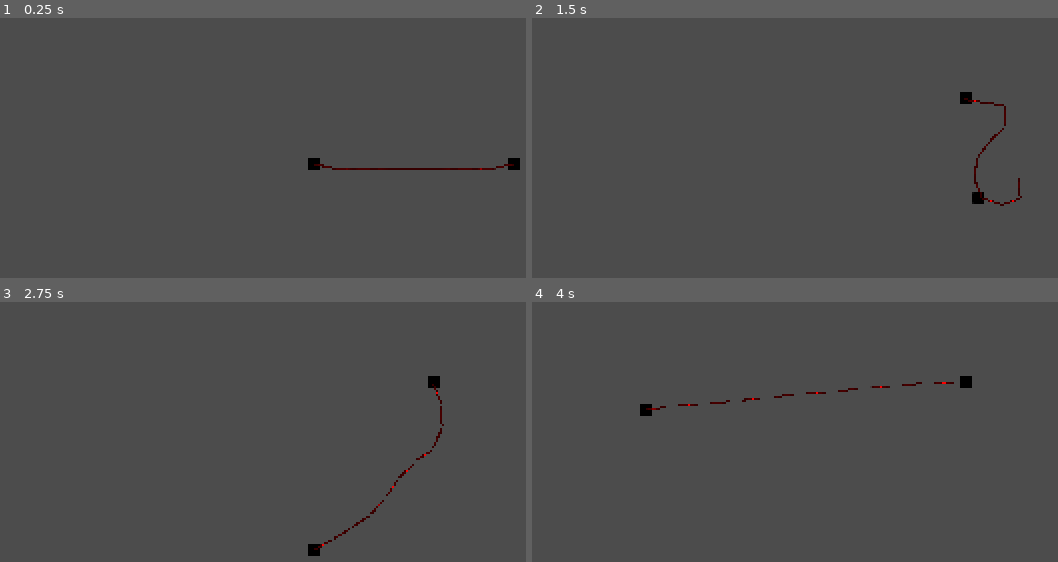
Above: before the commit, frames 1-4 (two rows, left to right).
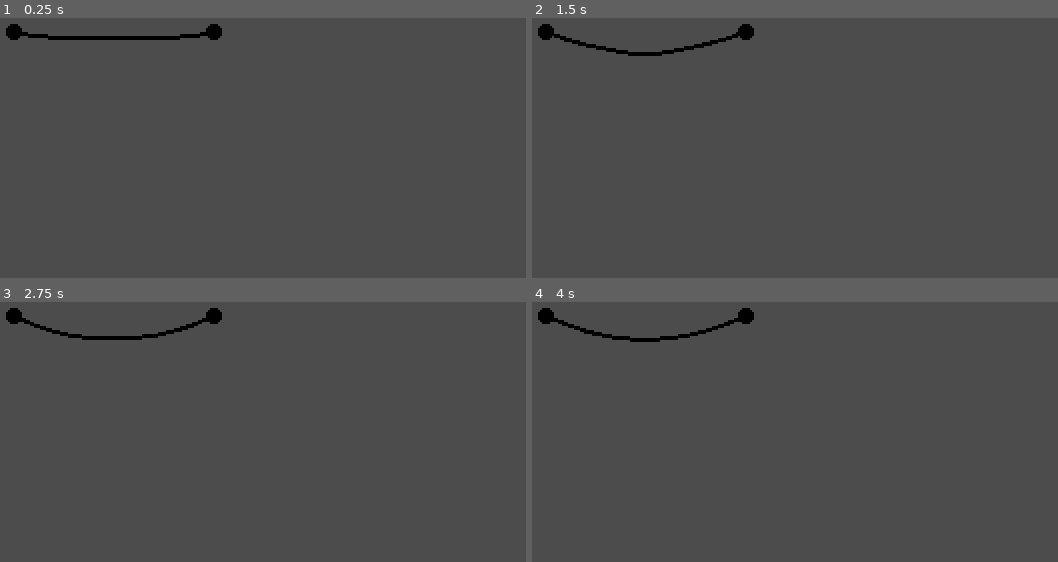
Above: after the commit, the same moments.

Repository: leogeier/faraday-uncaged
Game: Godot game, scene res://scenes/leo_test_scene.tscn
The game is run twice, just before and just after one commit, with the same random seed, the same clock (stepped at 60 frames per second) and the same inputs. The engine's default icon, where the game draws it, is replaced by a stand-in: a white triangle on a blue panel in a dark square.
Inputs (mouse positions are in pixels of both pictures, inside the frame that each line leads up to):
- Up to frame 1 (0.25 s): no input
- Up to frame 2 (1.5 s): drag from (847, 163) to (968, 98) at 0.52 s; drag from (1047, 163) to (847, 265) at 1.27 s
- Up to frame 3 (2.75 s): move the mouse to (436, 382) at 2.02 s; click (436, 382) at 2.17 s
- Up to frame 4 (4 s): drag from (847, 549) to (647, 411) at 2.77 s; move the mouse to (outside the picture) at 3.52 s; click (outside the picture) at 3.67 s

The runs differ from the first frame. In frame 1, 1.3% of the frame differs, in the area x 1-99%, y 2-59%; in frame 2, 1.3%; in frame 3, 1.3%; in frame 4, 1.4%, in the area x 1-84%, y 2-44%.

Commit message:
proper cable generation

Diff:
--- a/game/project.godot
+++ b/game/project.godot
@@ -49,6 +49,30 @@
 
 common/drop_mouse_on_gui_input_disabled=true
 
+[importer_defaults]
+
+texture={
+"compress/bptc_ldr": 0,
+"compress/hdr_mode": 0,
+"compress/lossy_quality": 0.7,
+"compress/mode": 0,
+"compress/normal_map": 0,
+"detect_3d": false,
+"flags/anisotropic": false,
+"flags/filter": false,
+"flags/mipmaps": false,
+"flags/repeat": 0,
+"flags/srgb": 2,
+"process/HDR_as_SRGB": false,
+"process/fix_alpha_border": true,
+"process/invert_color": false,
+"process/normal_map_invert_y": false,
+"process/premult_alpha": false,
+"size_limit": 0,
+"stream": false,
+"svg/scale": 1.0
+}
+
 [physics]
 
 common/enable_pause_aware_picking=true
--- a/game/scenes/cable/cable.gd
+++ b/game/scenes/cable/cable.gd
@@ -1,7 +1,18 @@
 extends Node2D
+
+export(int) var segment_length = 5
+export(int) var cable_length = 50
+export(bool) var debug_viz = false setget set_debug_viz
 
 var vertex_a
 var vertex_b
+
+var last_segment
+
+func set_debug_viz(value):
+	debug_viz = value
+	$PlugA.debug_viz = debug_viz
+	$PlugB.debug_viz = debug_viz
 
 func get_other_vertex(vertex):
 	if vertex == vertex_a:
@@ -11,4 +22,26 @@
 	assert(false, "given vertex is not connected to edge")
 
 func _ready():
-	$PlugB.position.x
+	assert(cable_length % segment_length == 0, "cable_length is not a multiple of segment_length")
+	var previous_segment = $PlugA
+	for _i in range(cable_length / segment_length):
+		var segment = preload("res://scenes/cable/cable_segment.tscn").instance()
+		segment.segment_length = segment_length
+		segment.position = previous_segment.get_end_position()
+		segment.set_other_joined_body(previous_segment)
+		add_child(segment)
+		previous_segment = segment
+	last_segment = previous_segment
+	$PlugB.position = last_segment.get_end_position()
+	$PlugB/PinJoint2D.node_b = last_segment.get_path()
+
+	$PlugA.counterpart = $PlugB
+	$PlugB.counterpart = $PlugA
+	$PlugA.cable_length = cable_length
+	$PlugB.cable_length = cable_length
+
+func _process(_delta):
+	update()
+
+func _draw():
+	draw_line($PlugB.position, last_segment.get_end_position(), Color.black, 2)
--- a/game/scenes/cable/cable.tscn
+++ b/game/scenes/cable/cable.tscn
@@ -1,7 +1,6 @@
-[gd_scene load_steps=4 format=2]
+[gd_scene load_steps=3 format=2]
 
 [ext_resource path="res://scenes/cable/plug.tscn" type="PackedScene" id=1]
-[ext_resource path="res://scenes/cable/cable_segment.tscn" type="PackedScene" id=2]
 [ext_resource path="res://scenes/cable/cable.gd" type="Script" id=3]
 
 [node name="Cable" type="Node2D"]
@@ -14,77 +13,3 @@
 
 [node name="PinJoint2D" type="PinJoint2D" parent="PlugB"]
 node_a = NodePath("..")
-node_b = NodePath("../../CableSegment10")
-
-[node name="CableSegment" parent="." instance=ExtResource( 2 )]
-
-[node name="PinJoint2D" parent="CableSegment" index="3"]
-node_b = NodePath("../../PlugA")
-
-[node name="CableSegment2" parent="." instance=ExtResource( 2 )]
-position = Vector2( 10, 0 )
-
-[node name="PinJoint2D" parent="CableSegment2" index="3"]
-node_b = NodePath("../../CableSegment")
-
-[node name="CableSegment3" parent="." instance=ExtResource( 2 )]
-position = Vector2( 20, 0 )
-
-[node name="PinJoint2D" parent="CableSegment3" index="3"]
-node_b = NodePath("../../CableSegment2")
-
-[node name="StartPosition" type="Position2D" parent="CableSegment3"]
-
-[node name="CableSegment4" parent="." instance=ExtResource( 2 )]
-position = Vector2( 30, 0 )
-
-[node name="PinJoint2D" parent="CableSegment4" index="3"]
-node_b = NodePath("../../CableSegment3")
-
-[node name="CableSegment5" parent="." instance=ExtResource( 2 )]
-position = Vector2( 40, 0 )
-
-[node name="PinJoint2D" parent="CableSegment5" index="3"]
-node_b = NodePath("../../CableSegment4")
-
-[node name="CableSegment6" parent="." instance=ExtResource( 2 )]
-position = Vector2( 50, 0 )
-
-[node name="PinJoint2D" parent="CableSegment6" index="3"]
-node_a = NodePath("../../CableSegment6")
-node_b = NodePath("../../CableSegment5")
-
-[node name="CableSegment7" parent="." instance=ExtResource( 2 )]
-position = Vector2( 60, 0 )
-
-[node name="PinJoint2D" parent="CableSegment7" index="3"]
-node_b = NodePath("../../CableSegment6")
-
-[node name="CableSegment8" parent="." instance=ExtResource( 2 )]
-position = Vector2( 70, 0 )
-
-[node name="PinJoint2D" parent="CableSegment8" index="3"]
-node_b = NodePath("../../CableSegment7")
-
-[node name="CableSegment9" parent="." instance=ExtResource( 2 )]
-position = Vector2( 80, 0 )
-
-[node name="PinJoint2D" parent="CableSegment9" index="3"]
-node_b = NodePath("../../CableSegment8")
-
-[node name="CableSegment10" parent="." instance=ExtResource( 2 )]
-position = Vector2( 90, 0 )
-
-[node name="PinJoint2D" parent="CableSegment10" index="3"]
-node_b = NodePath("../../CableSegment9")
-
-[editable path="CableSegment"]
-[editable path="CableSegment2"]
-[editable path="CableSegment3"]
-[editable path="CableSegment4"]
-[editable path="CableSegment5"]
-[editable path="CableSegment6"]
-[editable path="CableSegment7"]
-[editable path="CableSegment8"]
-[editable path="CableSegment9"]
-[editable path="CableSegment10"]
--- /dev/null
+++ b/game/scenes/cable/cable_segment.gd
@@ -0,0 +1,28 @@
+extends RigidBody2D
+
+var segment_length setget set_segment_length
+var previous_segment
+
+func set_segment_length(value):
+	segment_length = value
+	$CollisionShape2D.position.x = segment_length / 2
+	$CollisionShape2D.shape.extents.x = segment_length / 2
+	$EndPosition.position.x = segment_length
+
+func get_start_position():
+	return transform.xform($StartPosition.position)
+
+func get_end_position():
+#	return position + $EndPosition.position
+	return transform.xform($EndPosition.position)
+
+func set_other_joined_body(body):
+	$PinJoint2D.node_b = body.get_path()
+	previous_segment = body
+
+func _process(_delta):
+	update()
+
+func _draw():
+	draw_line($StartPosition.position, $EndPosition.position, Color.black, 2)
+	draw_line($StartPosition.position, transform.xform_inv(previous_segment.get_end_position()), Color.black, 2)
--- a/game/scenes/cable/cable_segment.tscn
+++ b/game/scenes/cable/cable_segment.tscn
@@ -1,6 +1,6 @@
 [gd_scene load_steps=3 format=2]
 
-[ext_resource path="res://icon.png" type="Texture" id=1]
+[ext_resource path="res://scenes/cable/cable_segment.gd" type="Script" id=2]
 
 [sub_resource type="RectangleShape2D" id=1]
 extents = Vector2( 5, 1 )
@@ -8,16 +8,12 @@
 [node name="CableSegment" type="RigidBody2D"]
 collision_layer = 0
 collision_mask = 0
+script = ExtResource( 2 )
 
 [node name="StartPosition" type="Position2D" parent="."]
 
 [node name="EndPosition" type="Position2D" parent="."]
-
-[node name="Icon" type="Sprite" parent="."]
-modulate = Color( 1, 0, 0, 1 )
-position = Vector2( 5, 0 )
-scale = Vector2( 0.15625, 0.015625 )
-texture = ExtResource( 1 )
+position = Vector2( 10, 0 )
 
 [node name="PinJoint2D" type="PinJoint2D" parent="."]
 node_a = NodePath("..")
--- a/game/scenes/cable/plug.gd
+++ b/game/scenes/cable/plug.gd
@@ -1,12 +1,55 @@
 extends StaticBody2D
 
+var counterpart setget set_counterpart
+var cable_length
+var debug_viz
+
 var is_dragging = false
+var desired_position
+var cable_radius_viz_enabled = false
+
+signal started_dragging
+signal stopped_dragging
+
+func set_counterpart(value):
+	counterpart = value
+	counterpart.connect("started_dragging", self, "counterpart_started_dragging")
+	counterpart.connect("stopped_dragging", self, "counterpart_stopped_dragging")
+
+func get_start_position():
+	return position
+
+func get_end_position():
+	return get_start_position()
+
+func counterpart_started_dragging():
+	cable_radius_viz_enabled = true
+	update()
+
+func counterpart_stopped_dragging():
+	cable_radius_viz_enabled = false
+	update()
+
+func _draw():
+	if debug_viz and cable_radius_viz_enabled:
+		draw_arc(Vector2.ZERO, cable_length, 0, TAU, 30, Color.red)
 
 func _input(event):
 	if event is InputEventMouseMotion:
 		if is_dragging:
-			position += event.relative
+			desired_position += event.relative
+			if desired_position.distance_to(counterpart.position) > cable_length:
+				position = counterpart.position + counterpart.position.direction_to(desired_position) * cable_length
+			else:
+				position = desired_position
+			position = position.floor()
 
-func _input_event(viewport, event, shape_idx):
-	if event is InputEventMouseButton and event.button_index == BUTTON_LEFT:
-		is_dragging = event.pressed
+	if event is InputEventMouseButton and !event.pressed:
+		is_dragging = false
+		emit_signal("stopped_dragging")
+
+func _input_event(_viewport, event, _shape_idx):
+	if event is InputEventMouseButton and event.button_index == BUTTON_LEFT and event.pressed:
+		is_dragging = true
+		desired_position = position
+		emit_signal("started_dragging")
--- a/game/scenes/cable/plug.tscn
+++ b/game/scenes/cable/plug.tscn
@@ -1,9 +1,10 @@
 [gd_scene load_steps=4 format=2]
 
-[ext_resource path="res://icon.png" type="Texture" id=1]
+[ext_resource path="res://scenes/cable/plug.png" type="Texture" id=1]
 [ext_resource path="res://scenes/cable/plug.gd" type="Script" id=2]
 
-[sub_resource type="RectangleShape2D" id=1]
+[sub_resource type="CircleShape2D" id=1]
+radius = 5.0
 
 [node name="Plug" type="StaticBody2D"]
 collision_mask = 0
@@ -12,7 +13,7 @@
 
 [node name="Sprite" type="Sprite" parent="."]
 modulate = Color( 0, 0, 0, 1 )
-scale = Vector2( 0.09375, 0.09375 )
+scale = Vector2( 0.4, 0.4 )
 texture = ExtResource( 1 )
 
 [node name="CollisionShape2D" type="CollisionShape2D" parent="."]
--- a/game/scenes/leo_test_scene.tscn
+++ b/game/scenes/leo_test_scene.tscn
@@ -5,4 +5,7 @@
 [node name="Node2D" type="Node2D"]
 
 [node name="Cable" parent="." instance=ExtResource( 1 )]
-position = Vector2( 180, 89 )
+position = Vector2( 30, 23 )
+segment_length = 10
+cable_length = 100
+debug_viz = true
Binary file added: game/scenes/cable/plug.png
Not shown, added: game/scenes/cable/plug.png.import
